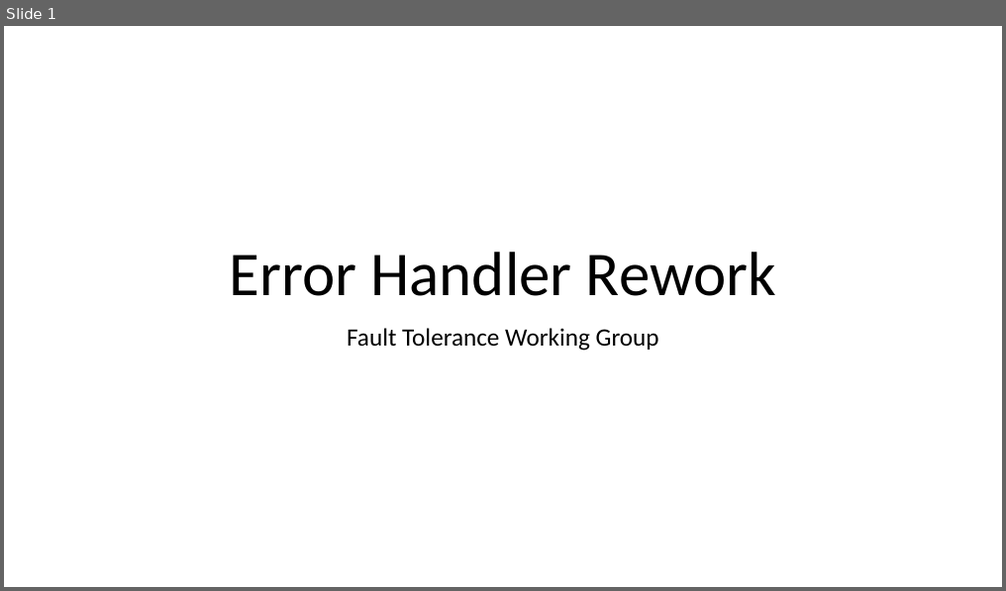
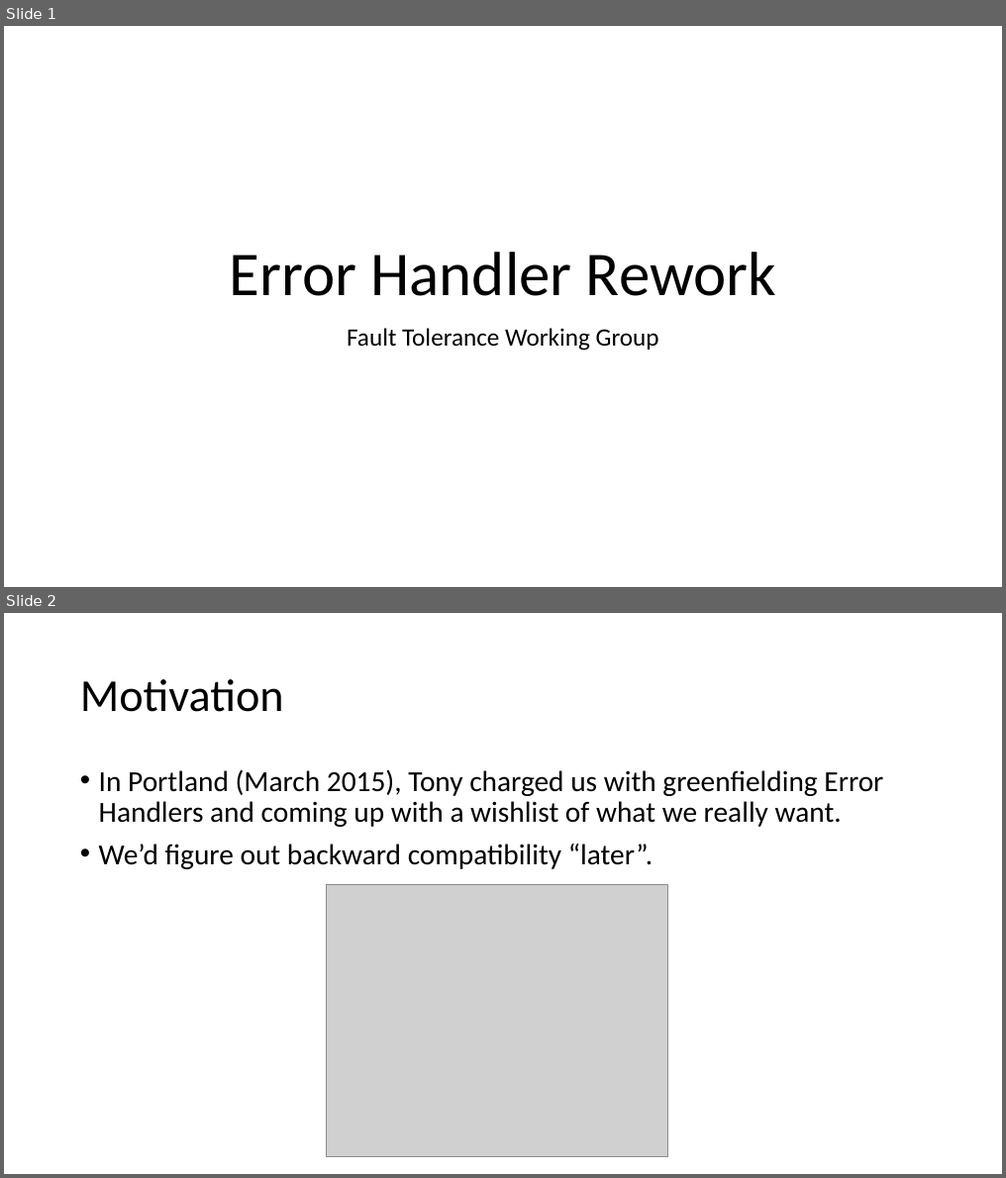
Before and after one commit to mpiwg-ft/ft-issues, a slide deck: slides/2016-06-09 Error Handler Plenary.pptx. Shown one above the other, each under a label of ours: slide 1 before the commit, slides 1 and 2 after it. The pictures are 1006x591 and 1006x1178 pixels, drawn with LibreOffice and Linux fonts; fonts in the diff are those of the drawing; grey boxes stand for pictures. Boxes give left, top, right and bottom in pixels: in the first picture for what was removed or moved away, otherwise in the second. Text is boxed around its words. In the diff, an @@ line names an element or a change of style, - is before the commit and + after.

```diff
--- a/slides/2016-06-09 Error Handler Plenary.pptx
+++ b/slides/2016-06-09 Error Handler Plenary.pptx
@@ slide 2 added at (4, 613, 1002, 1174), background #FFFFFF @@
@@ title added at (80, 679, 284, 712), 44 pt, text #000000 @@
+Motivation
@@ text added at (99, 769, 883, 869), 28 pt, text #000000 @@
+• In Portland (March 2015), Tony charged us with greenfielding Error Handlers and coming up with a wishlist of what we really want.
+• We’d figure out backward compatibility “later”.
@@ picture added at (327, 884, 667, 1157) @@
```
Also in this commit, not shown: 8 slides changed, 5 other slides added, 1 slide removed, 1 other file.
